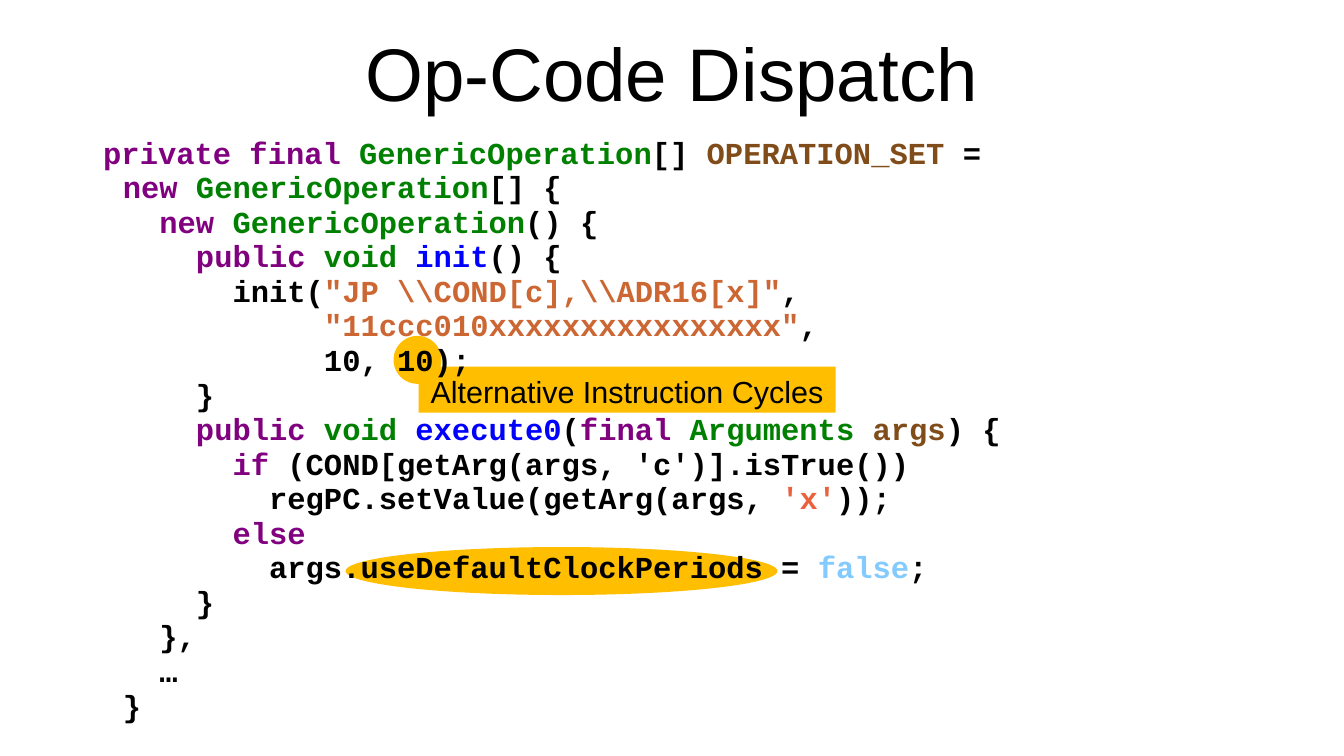
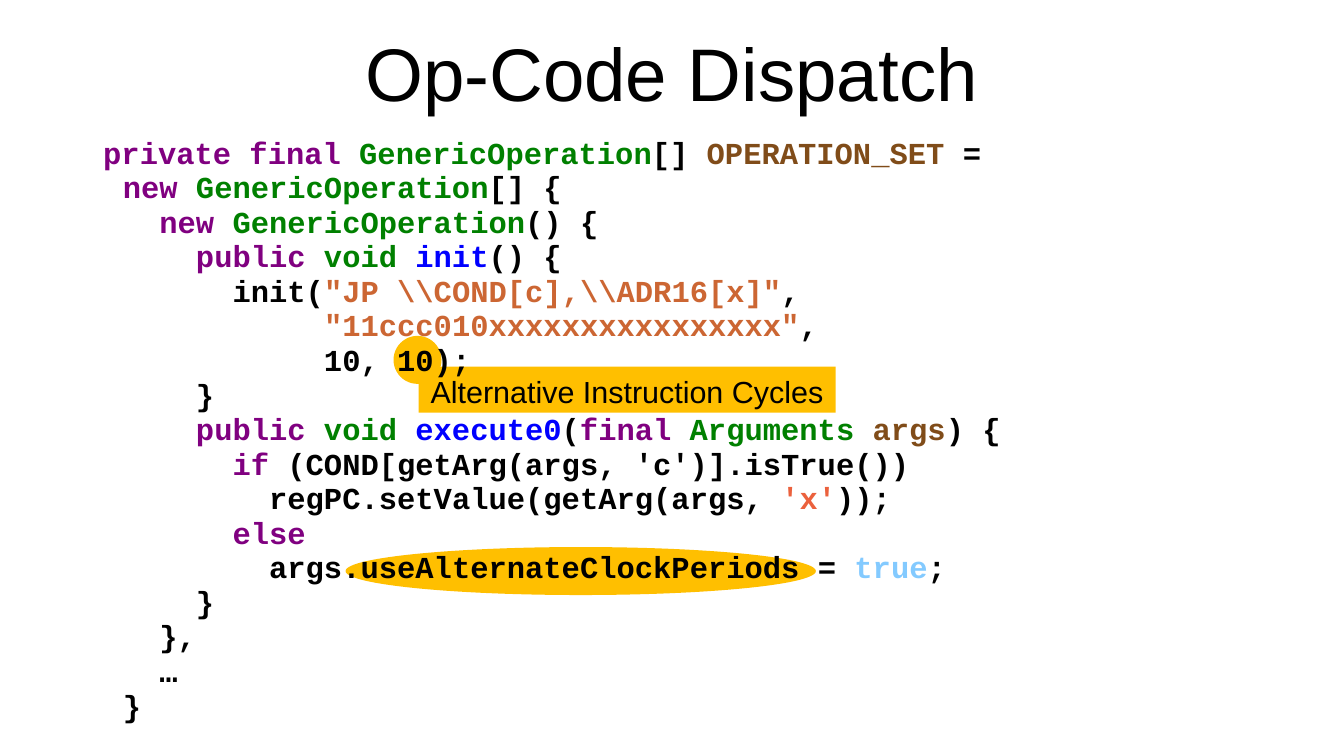
Before and after one commit to soundpaint/VZ200-Emulator, a slide deck: slide 13 of doc/talk-gpn19/slides-talk-gpn19.odp. Drawn at 1344x756 pixels with LibreOffice and Linux fonts; fonts in the diff are those of the drawing. Boxes give left, top, right and bottom in pixels: in the first picture for what was removed or moved away, otherwise in the second. Text is boxed around its words. In the diff, an @@ line names an element or a change of style, - is before the commit and + after.

Commit message:
Update GPN19 Slides
Minor corrections:
* Fix font in OpCode table.
* Remove duplicate slide.
* Rename Boolean flag for alternate cycles.

```diff
--- a/doc/talk-gpn19/slides-talk-gpn19.odp
+++ b/doc/talk-gpn19/slides-talk-gpn19.odp
@@ table at bbox=[74, 130, 1284, 756] @@
@@ row 1, column 1: "private final GenericOperation[] OPERATION_SET = / new GenericOperation[] { / new GenericOperation() { / public void init() { / init("JP \\COND[c],\\ADR16[x]", / "11ccc010xxxxxxxxxxxxxxxx", / 10, 10); / } / public void execute0(final Arguments args) { / if (COND[getArg(args, 'c')].isTrue()) / regPC.setValue(getArg(args, 'x')); / else / args.useDefaultClockPeriods = false; / } / }, / … / }" to "private final GenericOperation[] OPERATION_SET = / new GenericOperation[] { / new GenericOperation() { / public void init() { / init("JP \\COND[c],\\ADR16[x]", / "11ccc010xxxxxxxxxxxxxxxx", / 10, 10); / } / public void execute0(final Arguments args) { / if (COND[getArg(args, 'c')].isTrue()) / regPC.setValue(getArg(args, 'x')); / else / args.useAlternateClockPeriods = true; / } / }, / … / }" @@
@@ ellipse: place and size @@
-ellipse at bbox=[345, 548, 777, 595]
+ellipse at bbox=[345, 548, 816, 595]
```
Also in this commit, not shown: 8 other slides changed, 1 slide removed.
